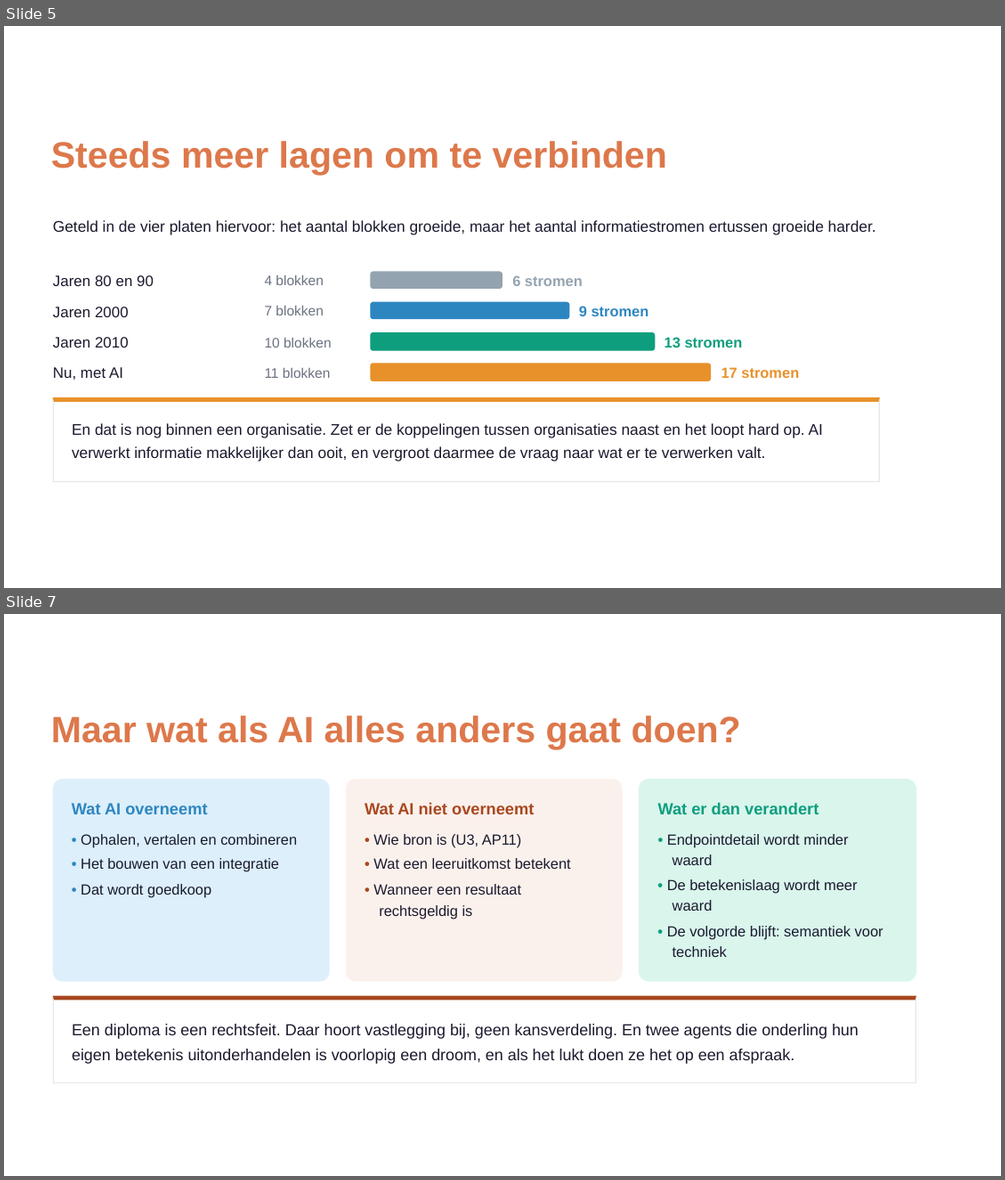
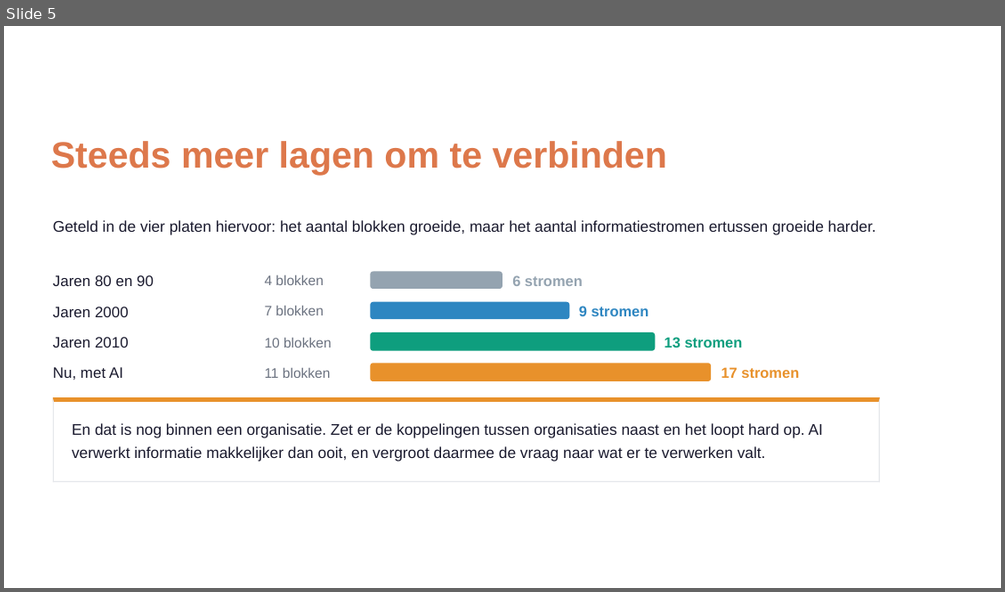
Before and after one commit to Npuls-OKx/meta, a slide deck: presentaties/export/260904_ai_houdbaarheid/260904_ai_houdbaarheid.pptx. Shown one above the other, each under a label of ours: slides 5 and 7 before the commit, slide 5 after it; the slides between them are not shown. The pictures are 1005x1180 and 1005x592 pixels, drawn with LibreOffice and Linux fonts; fonts in the diff are those of the drawing; background and template pictures are left out. Boxes give left, top, right and bottom in pixels: in the first picture for what was removed or moved away, otherwise in the second. Text is boxed around its words. In the diff, an @@ line names an element or a change of style, - is before the commit and + after.

Commit message:
Slide 6 en 7 als figuren in plaats van tabellen
Slide 6 toont per afspraak wat er misging en wat erna kon: bij het spoor
een krat die over de naad wordt getild, bij de zeevaart dozen van
verschillende maten onder een kraan, bij TCP/IP twee systemen met een
vertaalslag ertussen. Overal een klok, want overladen kost tijd. Rechts
telkens dezelfde uitkomst: doorgaand verkeer.

Slide 7 gebruikt dezelfde beeldtaal voor nu. Overal ligt ander spoor, wij
ontwerpen de maat en leggen vast hoe die werkt, en een agent bouwt om in
een fractie van de tijd. Daarmee staat het antwoord er visueel: AI haalt
de afspraak niet weg, AI maakt het ombouwen ernaartoe goedkoop, en dat
werkt alleen als de specificatie machine-interpreteerbaar is.

Relateert aan: #212

```diff
--- a/presentaties/export/260904_ai_houdbaarheid/260904_ai_houdbaarheid.pptx
+++ b/presentaties/export/260904_ai_houdbaarheid/260904_ai_houdbaarheid.pptx
@@ slide 7 removed at (4,614,1001,1176), background picture (left out) @@
@@ freeform shape removed at (4,614,1001,1176) @@
@@ freeform shape removed at (4,614,1001,1176) @@
@@ text removed at (51,715,741,749) @@
-Maar wat als AI alles anders gaat doen?
@@ freeform shape removed at (53,779,329,981) @@
@@ freeform shape removed at (346,779,622,981) @@
@@ freeform shape removed at (639,779,916,981) @@
@@ text removed at (72,803,207,814) @@
-Wat AI overneemt
@@ text removed at (364,802,534,814) @@
-Wat AI niet overneemt
@@ text removed at (658,802,818,814) @@
-Wat er dan verandert
@@ text removed at (81,834,297,848) @@
-• Ophalen, vertalen en combineren
@@ text removed at (373,834,521,848) @@
-• Wie bron is (U3, AP11)
@@ text removed at (667,834,848,848) @@
-• Endpointdetail wordt minder
@@ text removed at (81,858,280,872) @@
-• Het bouwen van een integratie
@@ text removed at (373,858,571,869) @@
-• Wat een leeruitkomst betekent
@@ text removed at (667,879,857,893) @@
-• De betekenislaag wordt meer
@@ text removed at (672,854,712,865) @@
-waard
@@ text removed at (81,884,211,898) @@
-• Dat wordt goedkoop
@@ text removed at (373,884,521,894) @@
-• Wanneer een resultaat
@@ text removed at (379,905,473,919) @@
-rechtsgeldig is
@@ text removed at (672,900,712,910) @@
-waard
@@ text removed at (667,926,883,939) @@
-• De volgorde blijft: semantiek voor
@@ text removed at (672,946,727,957) @@
-techniek
@@ freeform shape removed at (53,996,916,1084) @@
@@ freeform shape removed at (53,996,916,999) @@
@@ freeform shape removed at (53,996,54,1084) @@
@@ freeform shape removed at (914,996,916,1084) @@
@@ text removed at (72,1023,858,1039) @@
-Een diploma is een rechtsfeit. Daar hoort vastlegging bij, geen kansverdeling. En twee agents die onderling hun
@@ text removed at (72,1048,795,1063) @@
-eigen betekenis uitonderhandelen is voorlopig een droom, en als het lukt doen ze het op een afspraak.
@@ freeform shape removed at (53,1081,916,1083) @@
```
Also in this commit, not shown: 2 slides changed, 1 slide added, 2 other files.
